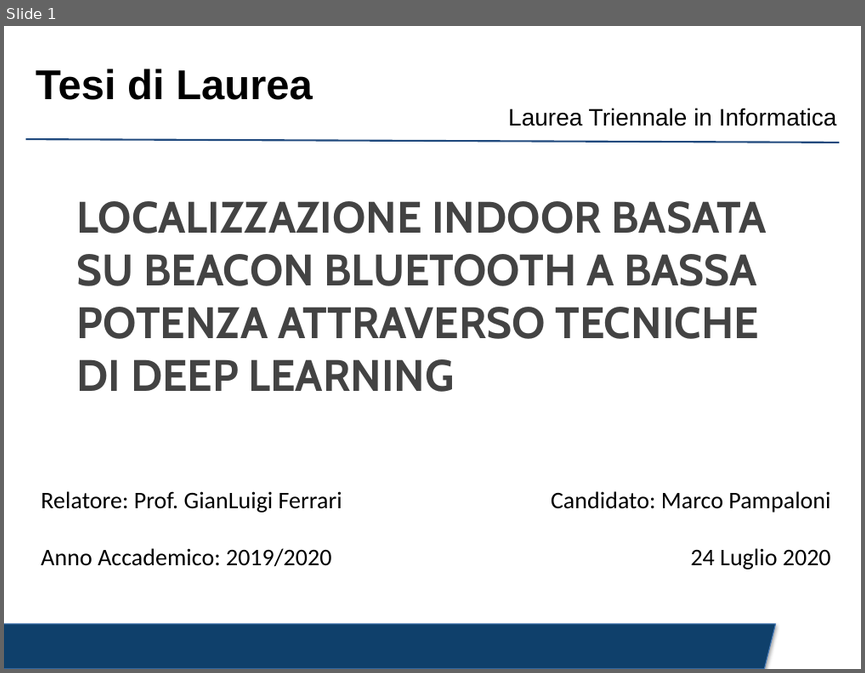
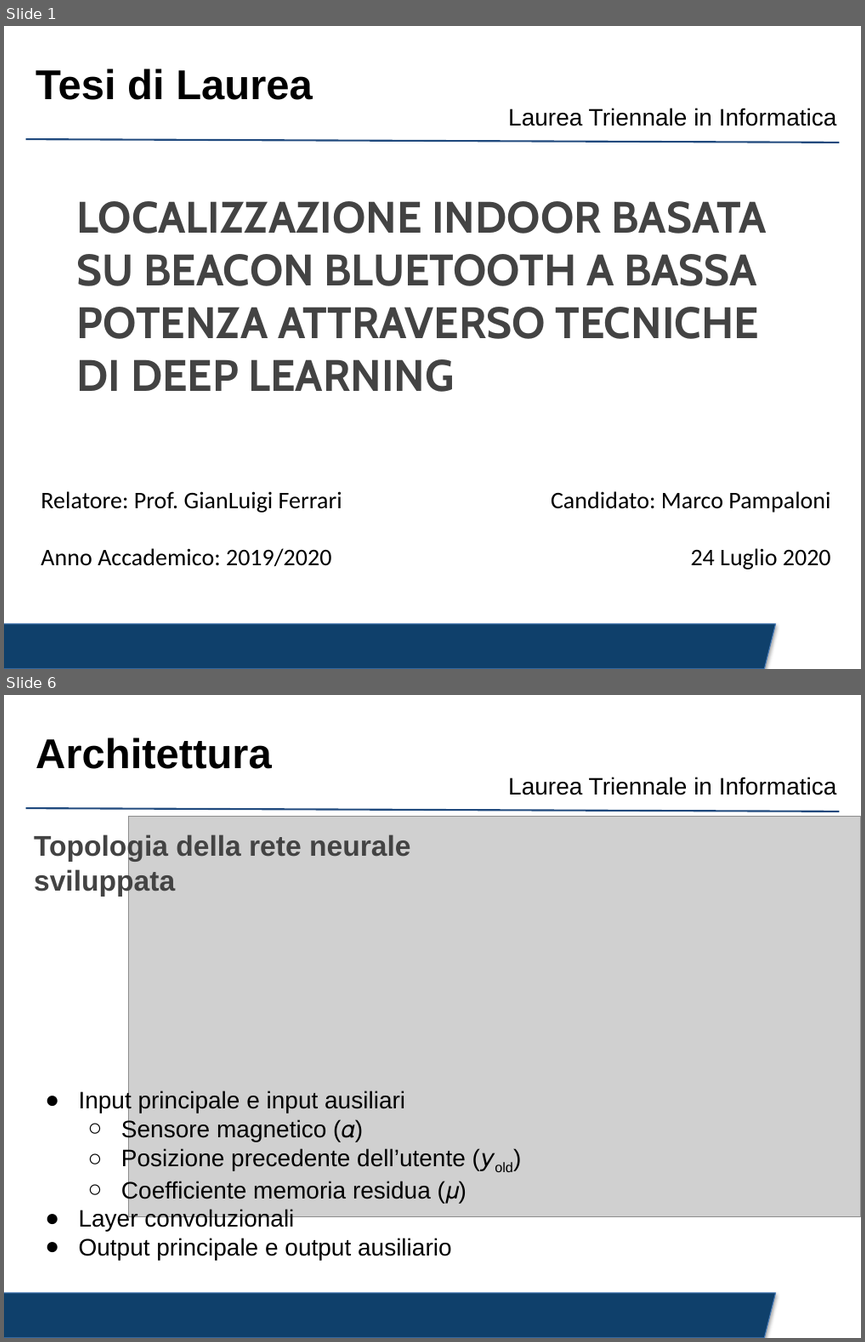
Before and after one commit to crybot/indoor-localization-deep-learning, a slide deck: presentation/presentation.pptx. Shown one above the other, each under a label of ours: slide 1 before the commit, slides 1 and 6 after it; the slides between them are not shown. The pictures are 865x673 and 865x1342 pixels, drawn with LibreOffice and Linux fonts; fonts in the diff are those of the drawing; grey boxes stand for pictures; background and template pictures are left out. Boxes give left, top, right and bottom in pixels: in the first picture for what was removed or moved away, otherwise in the second. Text is boxed around its words. In the diff, an @@ line names an element or a change of style, - is before the commit and + after.

```diff
--- a/presentation/presentation.pptx
+++ b/presentation/presentation.pptx
@@ slide 6 added at <box>4,695,861,1338</box>, background #FFFFFF; not listed: 3 template elements that a slide beside it also shows @@
@@ title added at <box>35,737,272,769</box>, 35 pt, text #000000, bold @@
+Architettura
@@ picture added at <box>129,817,861,1217</box> @@
@@ text added at <box>34,833,410,896</box>, 24 pt, text #434343, bold @@
+Topologia della rete neurale sviluppata
@@ text added at <box>79,1089,466,1259</box>, 20 pt, text #000000 @@
+● Input principale e input ausiliari
+  ○ Sensore magnetico (𝛼)
+  ○ Posizione precedente dell’utente (𝘺old)
+  ○ Coefficiente memoria residua (𝜇)
+● Layer convoluzionali
+● Output principale e output ausiliario
```
Also in this commit, not shown: 1 slide changed, 9 other slides added, 7 slides removed, 4 other files.
